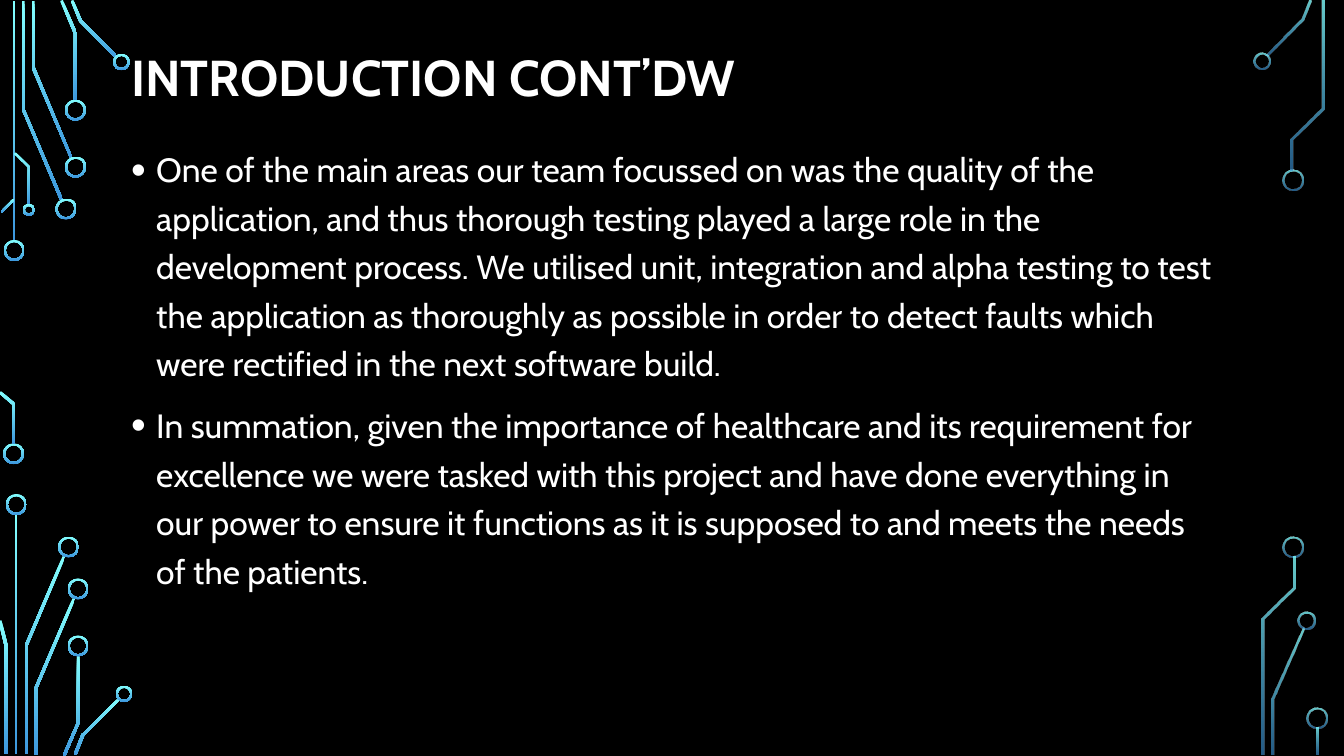
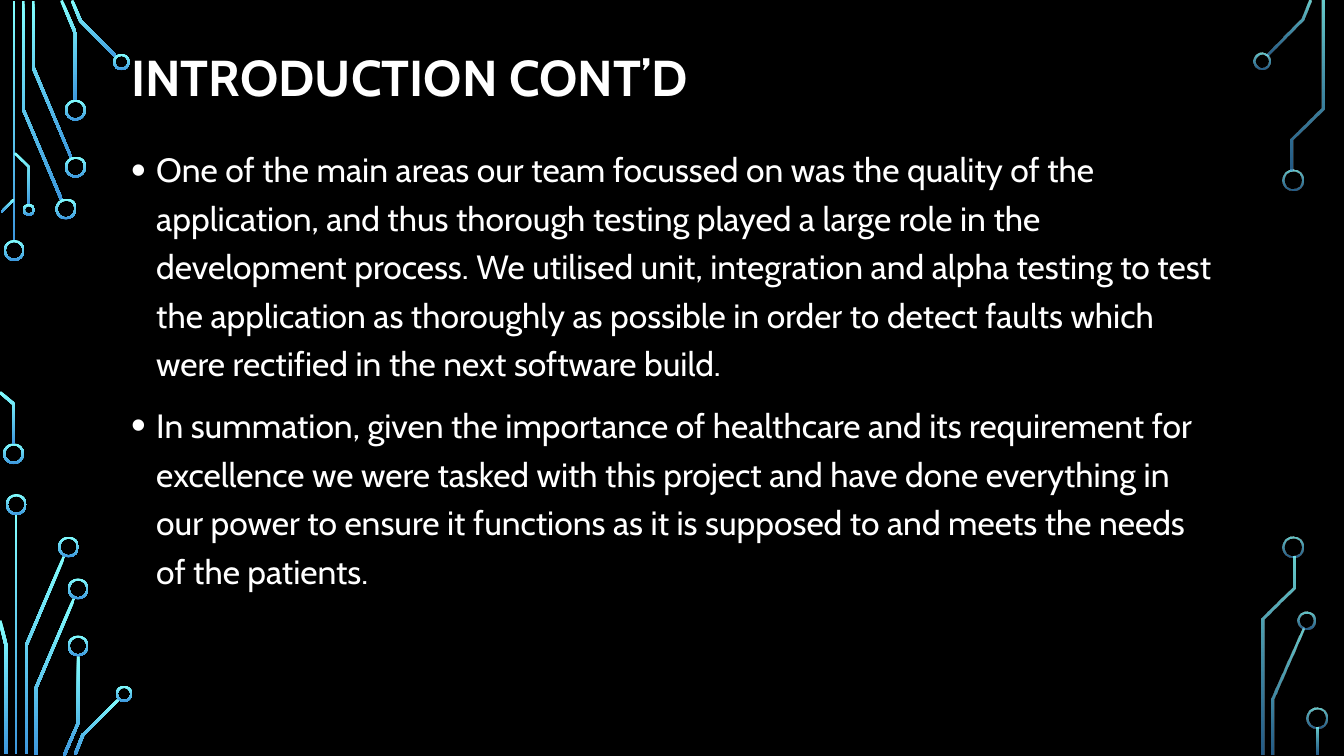
Before and after one commit to trf213/SQA, a slide deck: slide 5 of Documentation/Group Presentation.pptx. Drawn at 1344x756 pixels with LibreOffice and Linux fonts; fonts in the diff are those of the drawing; background and template pictures are left out. Boxes give left, top, right and bottom in pixels: in the first picture for what was removed or moved away, otherwise in the second. Text is boxed around its words. In the diff, an @@ line names an element or a change of style, - is before the commit and + after.

```diff
--- a/Documentation/Group Presentation.pptx
+++ b/Documentation/Group Presentation.pptx
@@ title at bbox=[131, 58, 687, 97]: text changed @@
-INTRODUCTION CONT’DW
+INTRODUCTION CONT’D
```
